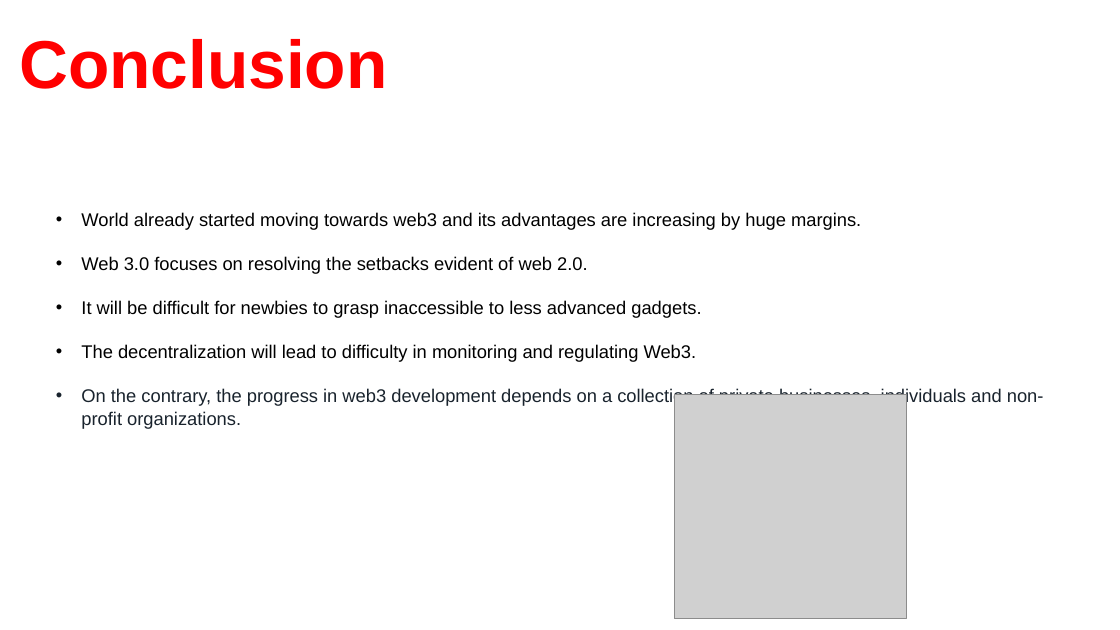
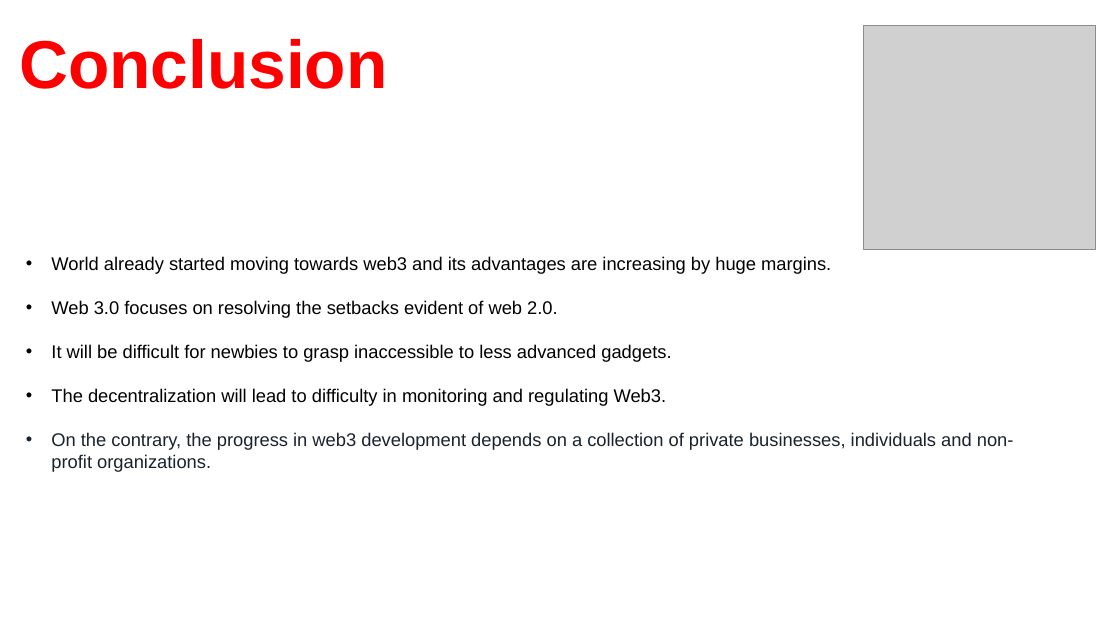
Before and after one commit to kainatquaderee/presentation, a slide deck: slide 7 of kainat quaderee - khaled karim.pptx. Drawn at 1120x630 pixels with LibreOffice and Linux fonts; fonts in the diff are those of the drawing; grey boxes stand for pictures. Boxes give left, top, right and bottom in pixels: in the first picture for what was removed or moved away, otherwise in the second. Text is boxed around its words. In the diff, an @@ line names an element or a change of style, - is before the commit and + after.

```diff
--- a/kainat quaderee - khaled karim.pptx
+++ b/kainat quaderee - khaled karim.pptx
@@ picture: place and size @@
-picture at <box>675,395,907,620</box>
+picture at <box>864,25,1096,250</box>
@@ subtitle "World already started moving towards ...": place and size @@
-subtitle "World already started moving towards ..." at <box>81,212,1044,428</box>
+subtitle "World already started moving towards ..." at <box>51,256,1014,472</box>
```
Also in this commit, not shown: 3 other slides changed.
